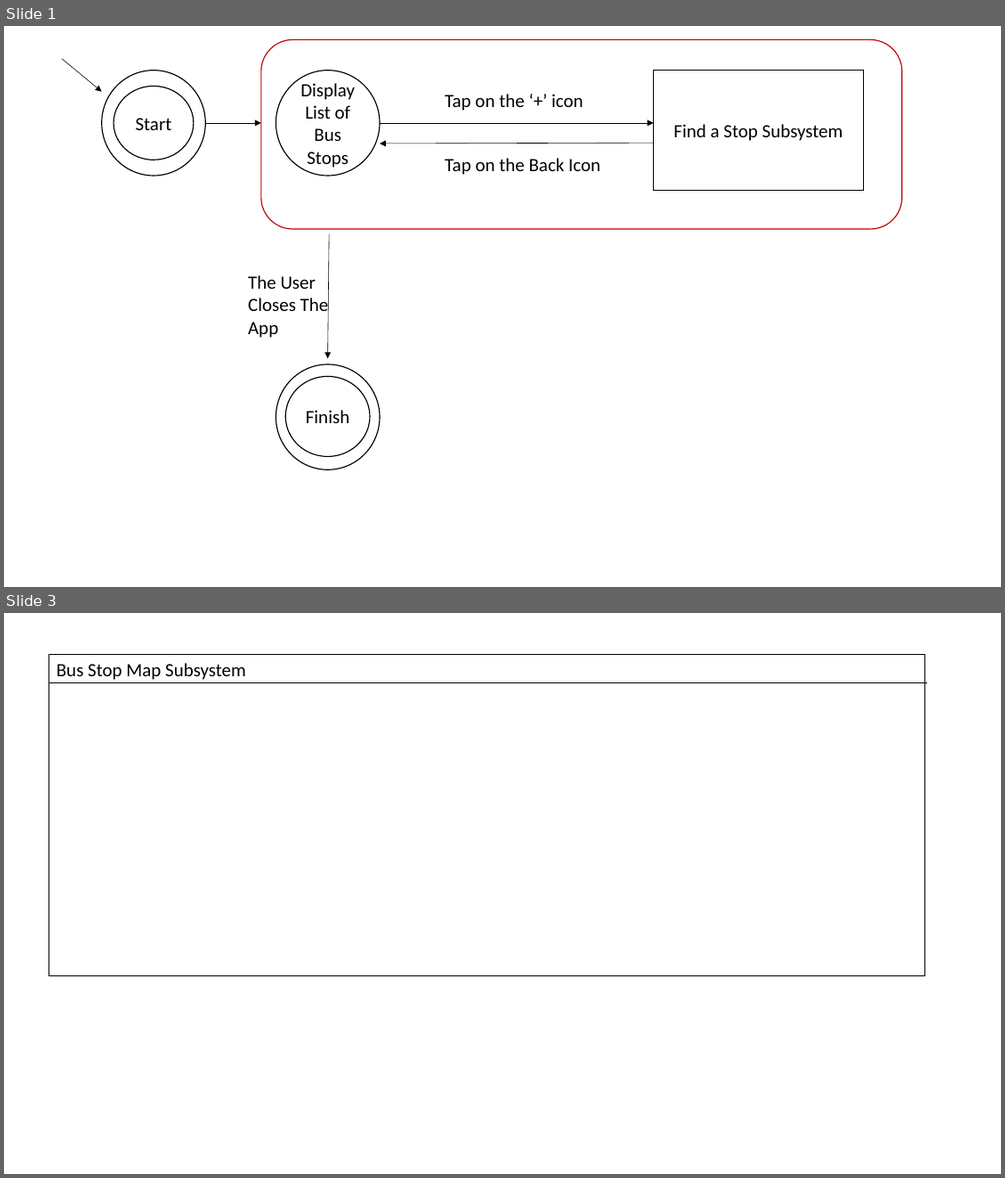
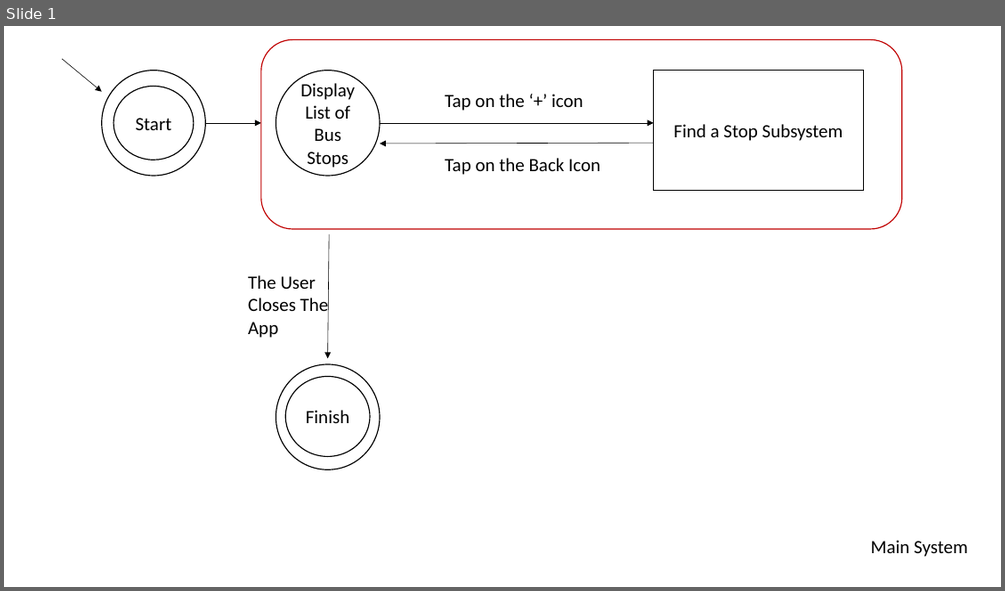
Before and after one commit to st970703/Usability_Evaluation, a slide deck: Assignment1_STN.pptx. Shown one above the other, each under a label of ours: slides 1 and 3 before the commit, slide 1 after it; the slides between them are not shown. The pictures are 1005x1178 and 1005x591 pixels, drawn with LibreOffice and Linux fonts; fonts in the diff are those of the drawing. Boxes give left, top, right and bottom in pixels: in the first picture for what was removed or moved away, otherwise in the second. Text is boxed around its words. In the diff, an @@ line names an element or a change of style, - is before the commit and + after.

```diff
--- a/Assignment1_STN.pptx
+++ b/Assignment1_STN.pptx
@@ slide 3 removed at (4, 613, 1001, 1174), background #FFFFFF @@
@@ rectangle removed at (48, 654, 924, 976) @@
@@ text removed at (57, 663, 246, 680) @@
-Bus Stop Map Subsystem
@@ line removed from (48, 682) to (928, 682) @@
@@ slide 1 changed as well @@
@@ text added at (871, 540, 968, 556), 18 pt, text #000000 @@
+Main System
```
Also in this commit, not shown: 1 other slide changed, 3 other files.
